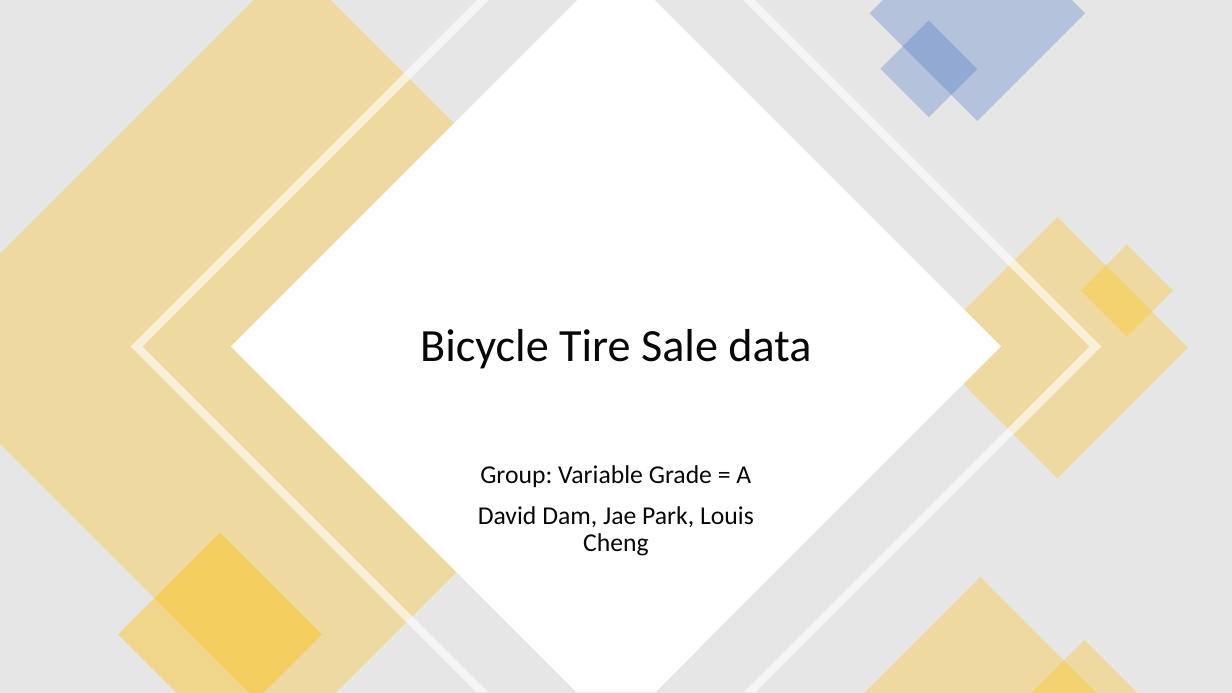
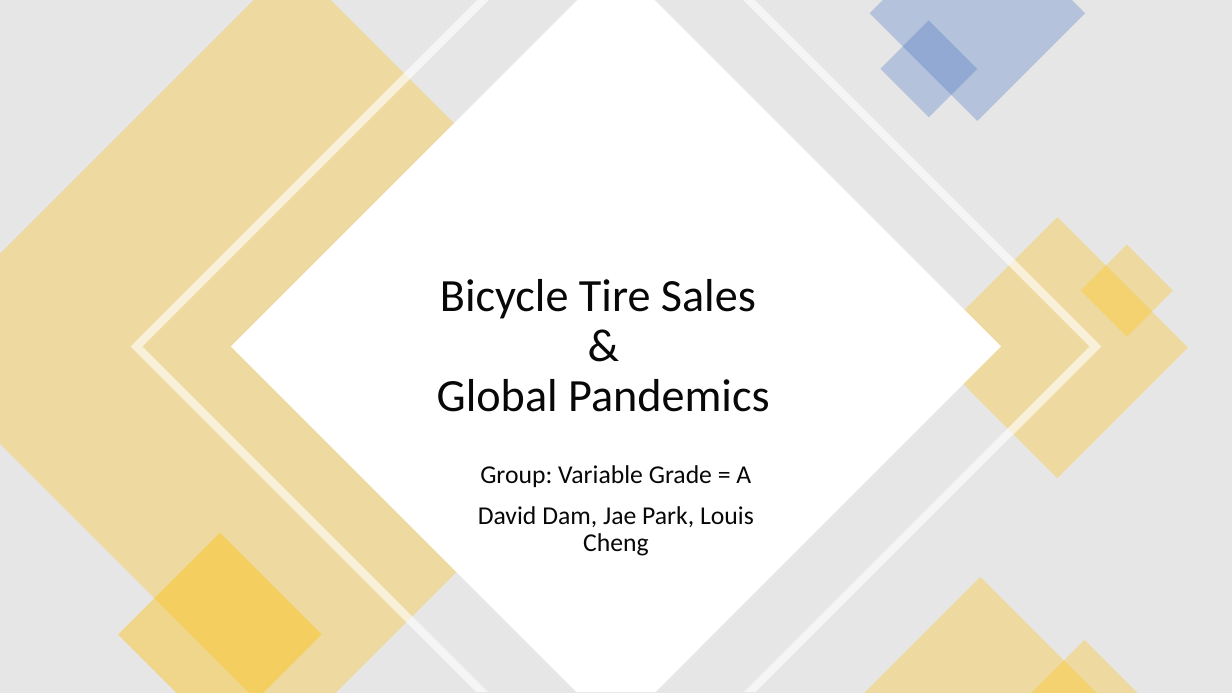
Before and after one commit to 2Delta/GT-Coding-Boot-Camp_Project-1, a slide deck: slide 1 of Project_power_point.pptx. Drawn at 1232x693 pixels with LibreOffice and Linux fonts; fonts in the diff are those of the drawing. Boxes give left, top, right and bottom in pixels: in the first picture for what was removed or moved away, otherwise in the second. Text is boxed around its words. In the diff, an @@ line names an element or a change of style, - is before the commit and + after.

```diff
--- a/Project_power_point.pptx
+++ b/Project_power_point.pptx
@@ title at box(437, 279, 769, 412): text changed @@
-Bicycle Tire Sale data
+Bicycle Tire Sales
+&
+Global Pandemics
```
Also in this commit, not shown: 2 other slides changed, 1 slide added.
